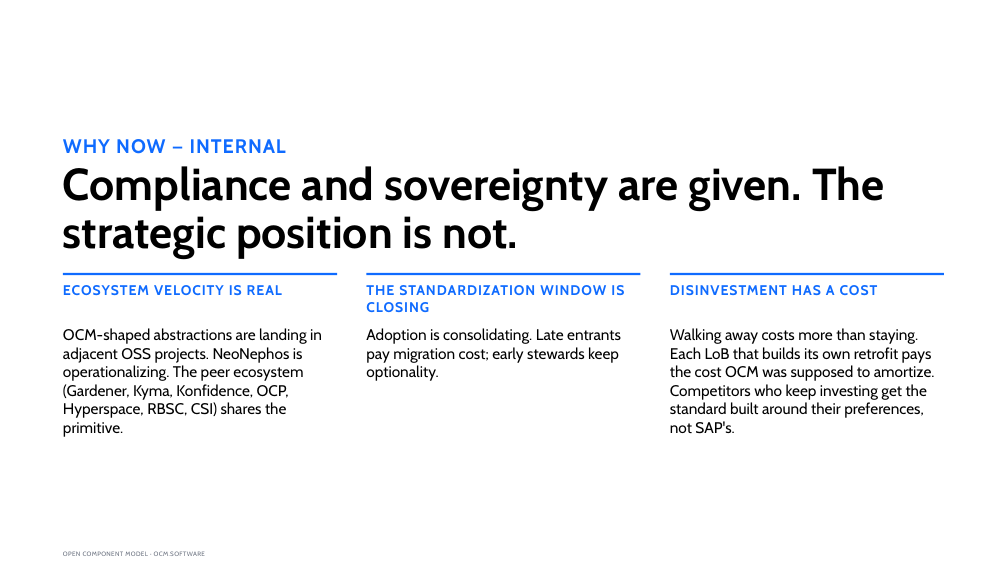
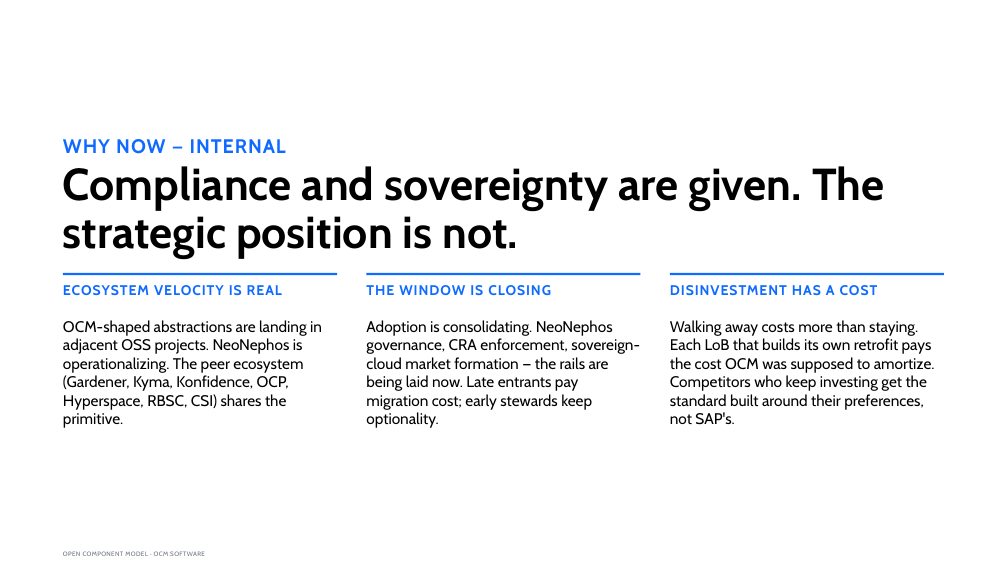
Before and after one commit to morri-son/open-component-model, a slide deck: slide 2 of docs/community/marketing/decks/exec-phase1/OCM-Sovereign-Delivery-Internal-Sponsor.pptx. Drawn at 1008x567 pixels with LibreOffice and Linux fonts; fonts in the diff are those of the drawing. Boxes give left, top, right and bottom in pixels: in the first picture for what was removed or moved away, otherwise in the second. Text is boxed around its words. In the diff, an @@ line names an element or a change of style, - is before the commit and + after.

```diff
--- a/docs/community/marketing/decks/exec-phase1/OCM-Sovereign-Delivery-Internal-Sponsor.pptx
+++ b/docs/community/marketing/decks/exec-phase1/OCM-Sovereign-Delivery-Internal-Sponsor.pptx
@@ text at (x1=366, y1=285, x2=551, y2=295): text changed @@
-THE STANDARDIZATION WINDOW IS CLOSING
+THE WINDOW IS CLOSING
@@ text "OCM-shaped abstractions are landing in ..." moved from (x1=63, y1=328, x2=322, y2=437) to (x1=63, y1=320, x2=322, y2=428) @@
@@ text at (x1=366, y1=320, x2=640, y2=428): text changed @@
-Adoption is consolidating. Late entrants pay migration cost; early stewards keep optionality.
+Adoption is consolidating. NeoNephos governance, CRA enforcement, sovereign-cloud market formation — the rails are being laid now. Late entrants pay migration cost; early stewards keep optionality.
@@ text "Walking away costs more than ..." moved from (x1=670, y1=328, x2=935, y2=434) to (x1=670, y1=320, x2=935, y2=425) @@
```
Also in this commit, not shown: 3 other slides changed, 12 other files.
